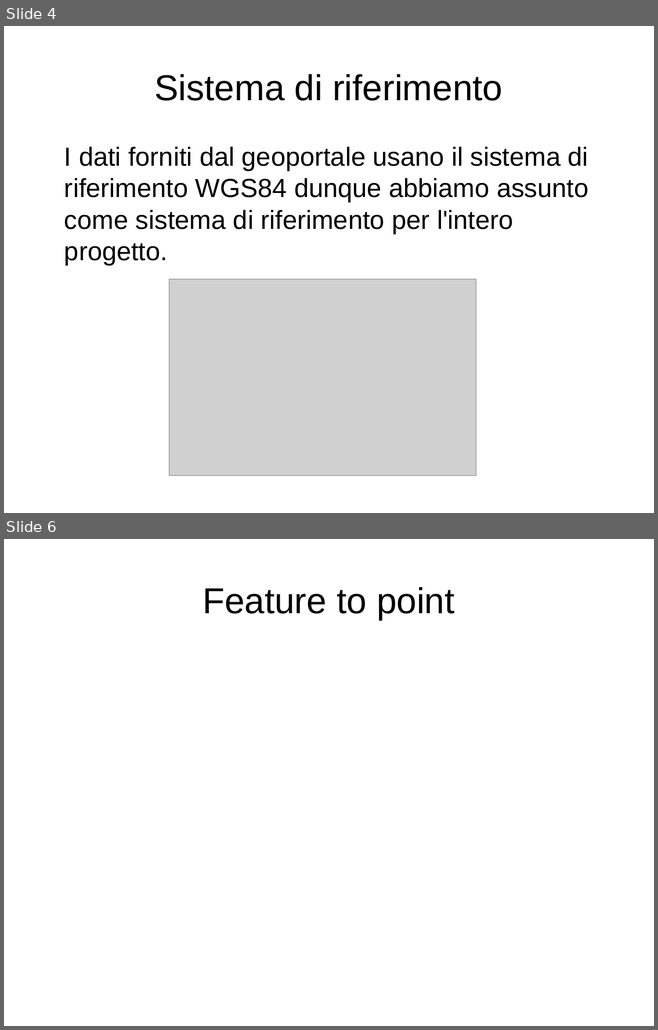
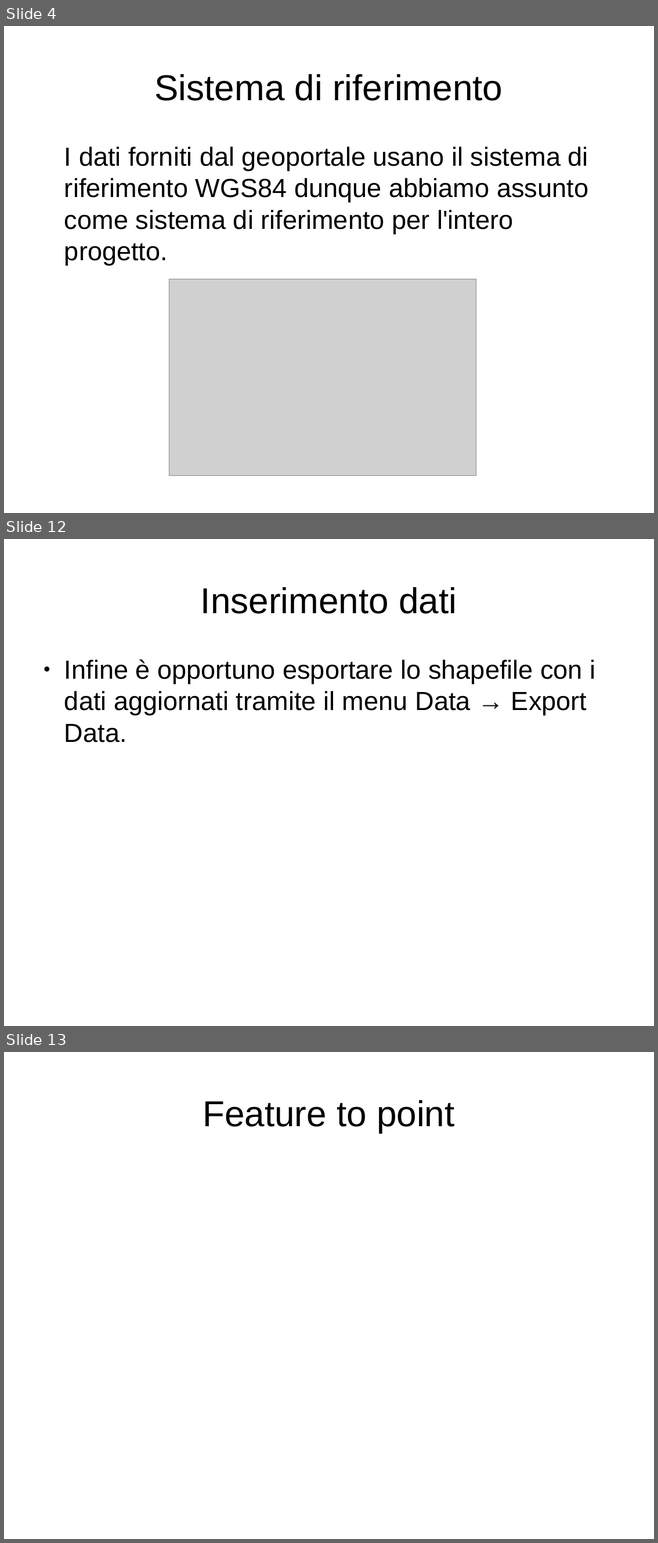
Before and after one commit to MascioSpam/esame_bdt, a slide deck: relazione.odp. Shown one above the other, each under a label of ours: slides 4 and 6 before the commit, slides 4, 12 and 13 after it; the slides between them are not shown. The pictures are 658x1030 and 658x1543 pixels, drawn with LibreOffice and Linux fonts; fonts in the diff are those of the drawing; grey boxes stand for pictures. Boxes give left, top, right and bottom in pixels: in the first picture for what was removed or moved away, otherwise in the second. Text is boxed around its words. In the diff, an @@ line names an element or a change of style, - is before the commit and + after.

```diff
--- a/relazione.odp
+++ b/relazione.odp
@@ slide 12 added at box(4, 539, 654, 1026), background #FFFFFF @@
@@ title added at box(201, 587, 456, 614), 44 pt, text #000000 @@
+Inserimento dati
@@ text added at box(64, 659, 596, 743), 32 pt, text #000000 @@
+● Infine è opportuno esportare lo shapefile con i dati aggiornati tramite il menu Data → Export Data.
@@ what was slide 6 is now slide 13 @@
```
Also in this commit, not shown: 2 slides changed, 7 other slides added, 1 slide removed, 16 other files.
